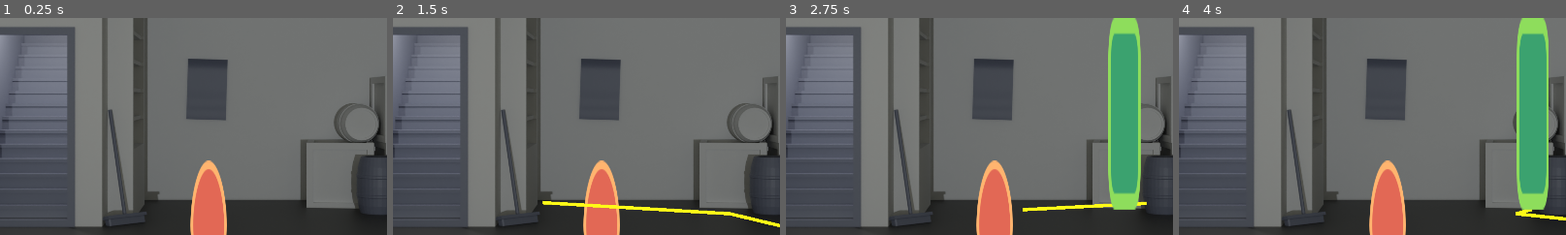
Above: before the commit, frames 1-4 (left to right).
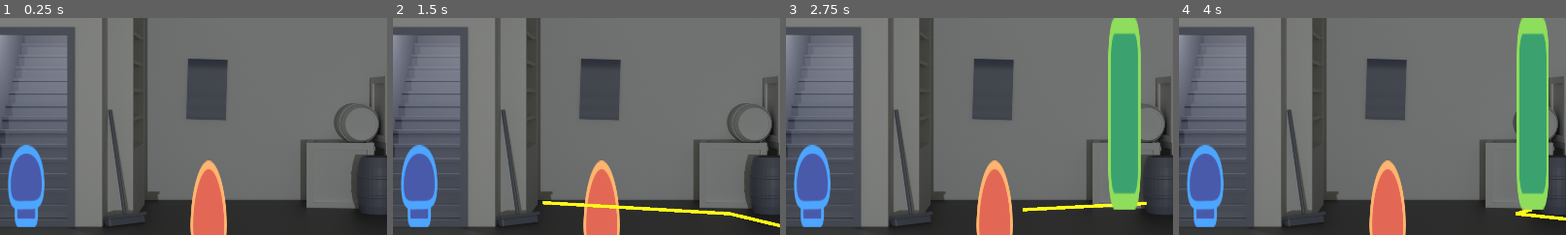
Above: after the commit, the same moments.

Repository: Drelofs/Historic_Roman
Game: Godot game, scene res://levels/demo/demo.tscn
The game is run twice, just before and just after one commit, with the same random seed, the same clock (stepped at 60 frames per second) and the same inputs.
Inputs (mouse positions are % of the whole screen's width and height, from its top left):
- Up to frame 1 (0.25 s): no input
- Up to frame 2 (1.5 s): tap Enter at 0.5 s; move the mouse to (72, 45) at 0.52 s; click (72, 45) at 0.67 s; tap Space at 1.25 s; move the mouse to (30, 55) at 1.27 s; click (30, 55) at 1.42 s
- Up to frame 3 (2.75 s): move the mouse to (60, 28) at 2.02 s; click (60, 28) at 2.17 s
- Up to frame 4 (4 s): move the mouse to (45, 70) at 2.77 s; click (45, 70) at 2.92 s; move the mouse to (80, 65) at 3.52 s; click (80, 65) at 3.67 s
The pictures show only the part of the screen within x 13-63%, y 23-73%; the shares and areas given below are measured in that part.

The runs differ from the first frame. In frame 1, 2.9% of the frame differs, in the area x 2-12%, y 58-97%; in frame 2, 2.9%; in frame 3, 2.9%; in frame 4, 2.9%.

Commit message:
Added scene change on right_click on stairs

Diff:
--- /dev/null
+++ b/entities/Environments/Stairs.gd
@@ -0,0 +1,19 @@
+tool
+extends Area2D
+
+onready var anim_player: AnimationPlayer = $AnimationPlayer
+
+export var next_scene: PackedScene
+
+
+func _get_configuration_warning() -> String:
+	return "The next scene property can't be empty!" if not next_scene else ""
+
+func teleport() -> void:
+	anim_player.play("fade_to_black")
+	yield(anim_player, "animation_finished")
+	get_tree().change_scene_to(next_scene)
+
+func _on_Stairs_input_event(viewport: Node, event: InputEvent, shape_idx: int) -> void:
+	if event is InputEventMouseButton and event.pressed and event.button_index == BUTTON_RIGHT:
+	 teleport()
--- /dev/null
+++ b/entities/Environments/Stairs.tscn
@@ -0,0 +1,93 @@
+[gd_scene load_steps=7 format=2]
+
+[ext_resource path="res://entities/Environments/Stairs.gd" type="Script" id=1]
+[ext_resource path="res://sprites/bumper.png" type="Texture" id=2]
+[ext_resource path="res://levels/demo/SecondDemo.tscn" type="PackedScene" id=3]
+
+[sub_resource type="CapsuleShape2D" id=1]
+radius = 44.4139
+height = 128.886
+
+[sub_resource type="Animation" id=2]
+resource_name = "START"
+length = 0.001
+tracks/0/type = "value"
+tracks/0/path = NodePath("TransitionLayer/ColorRect:color")
+tracks/0/interp = 1
+tracks/0/loop_wrap = true
+tracks/0/imported = false
+tracks/0/enabled = true
+tracks/0/keys = {
+"times": PoolRealArray( 0 ),
+"transitions": PoolRealArray( 1 ),
+"update": 0,
+"values": [ Color( 0, 0, 0, 0 ) ]
+}
+tracks/1/type = "value"
+tracks/1/path = NodePath("TransitionLayer/ColorRect:visible")
+tracks/1/interp = 1
+tracks/1/loop_wrap = true
+tracks/1/imported = false
+tracks/1/enabled = true
+tracks/1/keys = {
+"times": PoolRealArray( 0 ),
+"transitions": PoolRealArray( 1 ),
+"update": 1,
+"values": [ false ]
+}
+
+[sub_resource type="Animation" id=3]
+resource_name = "fade_to_black"
+tracks/0/type = "value"
+tracks/0/path = NodePath("TransitionLayer/ColorRect:color")
+tracks/0/interp = 1
+tracks/0/loop_wrap = true
+tracks/0/imported = false
+tracks/0/enabled = true
+tracks/0/keys = {
+"times": PoolRealArray( 0, 1 ),
+"transitions": PoolRealArray( 1, 1 ),
+"update": 0,
+"values": [ Color( 0, 0, 0, 0 ), Color( 0, 0, 0, 1 ) ]
+}
+tracks/1/type = "value"
+tracks/1/path = NodePath("TransitionLayer/ColorRect:visible")
+tracks/1/interp = 1
+tracks/1/loop_wrap = true
+tracks/1/imported = false
+tracks/1/enabled = true
+tracks/1/keys = {
+"times": PoolRealArray( 0 ),
+"transitions": PoolRealArray( 1 ),
+"update": 1,
+"values": [ true ]
+}
+
+[node name="Stairs" type="Area2D"]
+script = ExtResource( 1 )
+next_scene = ExtResource( 3 )
+
+[node name="bumper" type="Sprite" parent="."]
+position = Vector2( 0, -122.078 )
+scale = Vector2( 1, 3.12046 )
+texture = ExtResource( 2 )
+
+[node name="CollisionShape2D" type="CollisionShape2D" parent="."]
+position = Vector2( 0, -109 )
+shape = SubResource( 1 )
+
+[node name="TransitionLayer" type="CanvasLayer" parent="."]
+
+[node name="ColorRect" type="ColorRect" parent="TransitionLayer"]
+anchor_right = 1.0
+anchor_bottom = 1.0
+color = Color( 0, 0, 0, 0 )
+__meta__ = {
+"_edit_use_anchors_": false
+}
+
+[node name="AnimationPlayer" type="AnimationPlayer" parent="."]
+autoplay = "START"
+anims/START = SubResource( 2 )
+anims/fade_to_black = SubResource( 3 )
+[connection signal="input_event" from="." to="." method="_on_Stairs_input_event"]
--- /dev/null
+++ b/levels/demo/SecondDemo.tscn
@@ -0,0 +1,27 @@
+[gd_scene load_steps=5 format=2]
+
+[ext_resource path="res://entities/Actors/Player.tscn" type="PackedScene" id=1]
+[ext_resource path="res://sprites/demo_room.png" type="Texture" id=2]
+[ext_resource path="res://levels/demo/demo.gd" type="Script" id=3]
+[ext_resource path="res://Interface/Pausescreen.tscn" type="PackedScene" id=4]
+
+[node name="root" type="Node2D"]
+script = ExtResource( 3 )
+
+[node name="demo_room" type="Sprite" parent="."]
+position = Vector2( 960, 540 )
+texture = ExtResource( 2 )
+
+[node name="Player" parent="." instance=ExtResource( 1 )]
+position = Vector2( 1581.28, 951.23 )
+z_index = 10
+
+[node name="Camera2D" type="Camera2D" parent="."]
+anchor_mode = 0
+current = true
+zoom = Vector2( 1.2, 1.2 )
+
+[node name="CanvasLayer" type="CanvasLayer" parent="."]
+
+[node name="Pausescreen" parent="CanvasLayer" instance=ExtResource( 4 )]
+visible = false
--- a/levels/demo/demo.tscn
+++ b/levels/demo/demo.tscn
@@ -1,10 +1,11 @@
-[gd_scene load_steps=8 format=2]
+[gd_scene load_steps=9 format=2]
 
 [ext_resource path="res://entities/Actors/Player.tscn" type="PackedScene" id=1]
 [ext_resource path="res://sprites/demo_room.png" type="Texture" id=2]
 [ext_resource path="res://levels/demo/demo.gd" type="Script" id=3]
 [ext_resource path="res://Interface/Pausescreen.tscn" type="PackedScene" id=4]
 [ext_resource path="res://sprites/enemy.png" type="Texture" id=5]
+[ext_resource path="res://entities/Environments/Stairs.tscn" type="PackedScene" id=6]
 
 [sub_resource type="NavigationPolygon" id=1]
 vertices = PoolVector2Array( 753.849, 853.3, 1641.67, 856.314, 979.174, 916.212, 880.747, 930.566, 720.688, 928.667, 1912.99, 1001.02, 1912.99, 1073.37, 7.71579, 1071.86, 973.022, 1026.94, 149.406, 930.174, 888.95, 1022.84, 6.20845, 1001.02 )
@@ -51,26 +52,31 @@
 [node name="Line2D" type="Line2D" parent="."]
 default_color = Color( 1, 0.984314, 0.0941176, 1 )
 
-[node name="StaticBody2D" type="StaticBody2D" parent="."]
+[node name="border-top" type="StaticBody2D" parent="."]
 
-[node name="CollisionShape2D" type="CollisionShape2D" parent="StaticBody2D"]
+[node name="CollisionShape2D" type="CollisionShape2D" parent="border-top"]
 position = Vector2( 961.312, 329.839 )
 shape = SubResource( 2 )
 
-[node name="StaticBody2D2" type="StaticBody2D" parent="."]
+[node name="border-bottom" type="StaticBody2D" parent="."]
 
-[node name="CollisionShape2D" type="CollisionShape2D" parent="StaticBody2D2"]
+[node name="CollisionShape2D" type="CollisionShape2D" parent="border-bottom"]
 position = Vector2( 973.296, 1544.17 )
 shape = SubResource( 2 )
 
-[node name="StaticBody2D3" type="StaticBody2D" parent="."]
+[node name="border-right" type="StaticBody2D" parent="."]
 
-[node name="CollisionShape2D" type="CollisionShape2D" parent="StaticBody2D3"]
+[node name="CollisionShape2D" type="CollisionShape2D" parent="border-right"]
 position = Vector2( 2387.35, 948.987 )
 rotation = -1.5708
 shape = SubResource( 2 )
 
-[node name="CollisionShape2D2" type="CollisionShape2D" parent="StaticBody2D3"]
-position = Vector2( -468.72, 873.091 )
+[node name="border-left" type="StaticBody2D" parent="."]
+
+[node name="CollisionShape2D" type="CollisionShape2D" parent="border-left"]
+position = Vector2( -459.259, 957.396 )
 rotation = -1.5708
 shape = SubResource( 2 )
+
+[node name="Stairs" parent="." instance=ExtResource( 6 )]
+position = Vector2( 386.677, 926.02 )
--- a/project.godot
+++ b/project.godot
@@ -15,7 +15,7 @@
 
 [application]
 
-config/name="Historische Roman"
+config/name="Test Historische Roman"
 run/main_scene="res://levels/demo/demo.tscn"
 config/icon="res://icon.png"
 
@@ -34,7 +34,12 @@
 }
 pause={
 "deadzone": 0.5,
-"events": [ Object(InputEventKey,"resource_local_to_scene":false,"resource_name":"","device":0,"alt":false,"shift":false,"control":false,"meta":false,"command":false,"pressed":false,"scancode":80,"unicode":0,"echo":false,"script":null)
-, Object(InputEventKey,"resource_local_to_scene":false,"resource_name":"","device":0,"alt":false,"shift":false,"control":false,"meta":false,"command":false,"pressed":false,"scancode":16777217,"unicode":0,"echo":false,"script":null)
+"events": [ Object(InputEventKey,"resource_local_to_scene":false,"resource_name":"","device":0,"alt":false,"shift":false,"control":false,"meta":false,"command":false,"pressed":false,"scancode":16777217,"unicode":0,"echo":false,"script":null)
+, Object(InputEventKey,"resource_local_to_scene":false,"resource_name":"","device":0,"alt":false,"shift":false,"control":false,"meta":false,"command":false,"pressed":false,"scancode":80,"unicode":0,"echo":false,"script":null)
  ]
 }
+right_click={
+"deadzone": 0.5,
+"events": [ Object(InputEventMouseButton,"resource_local_to_scene":false,"resource_name":"","device":0,"alt":false,"shift":false,"control":false,"meta":false,"command":false,"button_mask":0,"position":Vector2( 0, 0 ),"global_position":Vector2( 0, 0 ),"factor":1.0,"button_index":2,"pressed":false,"doubleclick":false,"script":null)
+ ]
+}
